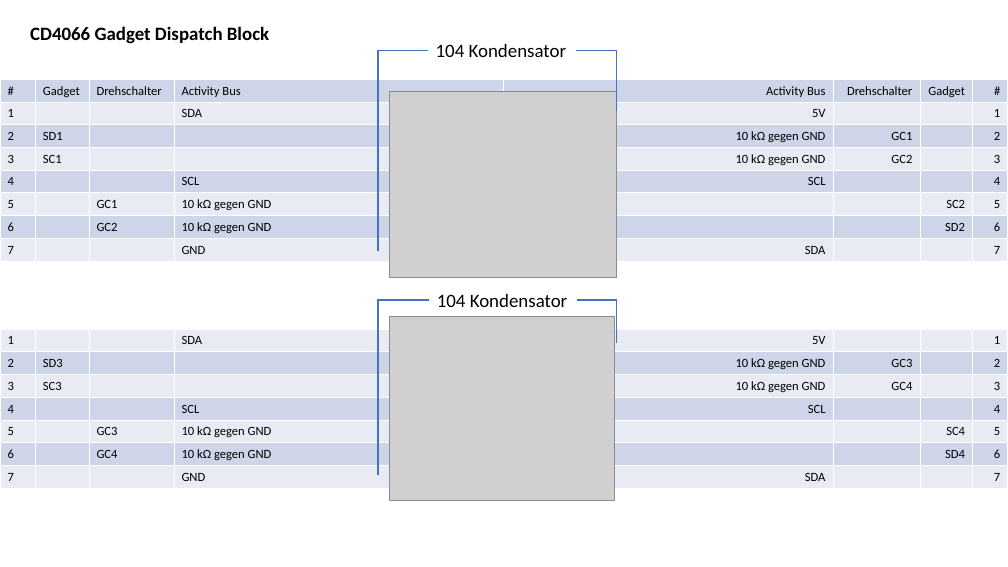
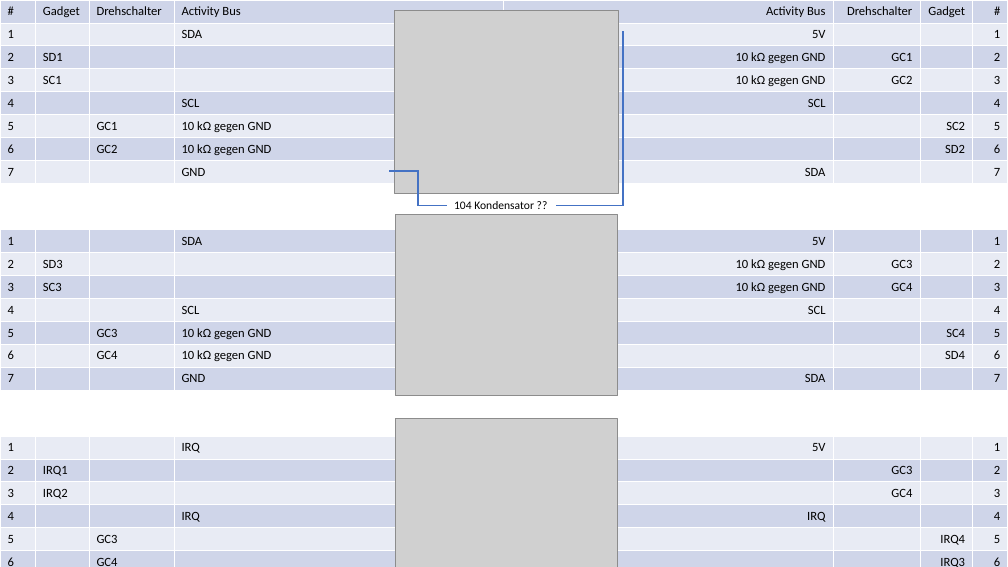
Before and after one commit to jeskes/activityboard, a slide deck: slide 9 of Activityboard.pptx. Drawn at 1008x567 pixels with LibreOffice and Linux fonts; fonts in the diff are those of the drawing; grey boxes stand for pictures. Boxes give left, top, right and bottom in pixels: in the first picture for what was removed or moved away, otherwise in the second. Text is boxed around its words. In the diff, an @@ line names an element or a change of style, - is before the commit and + after.

```diff
--- a/Activityboard.pptx
+++ b/Activityboard.pptx
@@ table at bbox=[0, 0, 1008, 567] @@
-row 11:  |  |  |  |  |  |  | 
+row 18:  |  |  |  |  |  |  | 
+row 19:  |  |  |  |  |  |  | 
+row 20: 1 |  |  | IRQ | 5V |  |  | 1
+row 21: 2 | IRQ1 |  |  |  | GC3 |  | 2
+row 22: 3 | IRQ2 |  |  |  | GC4 |  | 3
+row 23: 4 |  |  | IRQ | IRQ |  |  | 4
+row 24: 5 |  | GC3 |  |  |  | IRQ4 | 5
+row 25: 6 |  | GC4 |  |  |  | IRQ3 | 6
+row 26: 7 |  |  | GND | IRQ |  |  | 7
@@ table: place and size @@
-table at bbox=[0, 79, 1008, 488]
+table at bbox=[0, 0, 1008, 567]
@@ title removed at bbox=[30, 26, 269, 44] @@
-CD4066 Gadget Dispatch Block
@@ picture: place and size @@
-picture at bbox=[389, 91, 617, 277]
+picture at bbox=[395, 11, 619, 194]
@@ elbow line moved from (575, 51) - (617, 111) to (557, 206) - (623, 32) @@
@@ elbow line moved from (428, 51) - (378, 251) to (447, 206) - (389, 171) @@
@@ text at bbox=[454, 201, 534, 209]: text changed; size 18 to 11 pt @@
-104 Kondensator
+104 Kondensator ??
@@ picture: place and size @@
-picture at bbox=[389, 316, 615, 500]
+picture at bbox=[395, 215, 618, 396]
@@ text removed at bbox=[437, 294, 568, 307] @@
-104 Kondensator
@@ elbow line removed from (430, 300) to (378, 476) @@
@@ elbow line removed from (577, 300) to (617, 343) @@
@@ picture added at bbox=[395, 419, 618, 567] @@
```
Also in this commit, not shown: 5 other slides changed, 5 other files.
